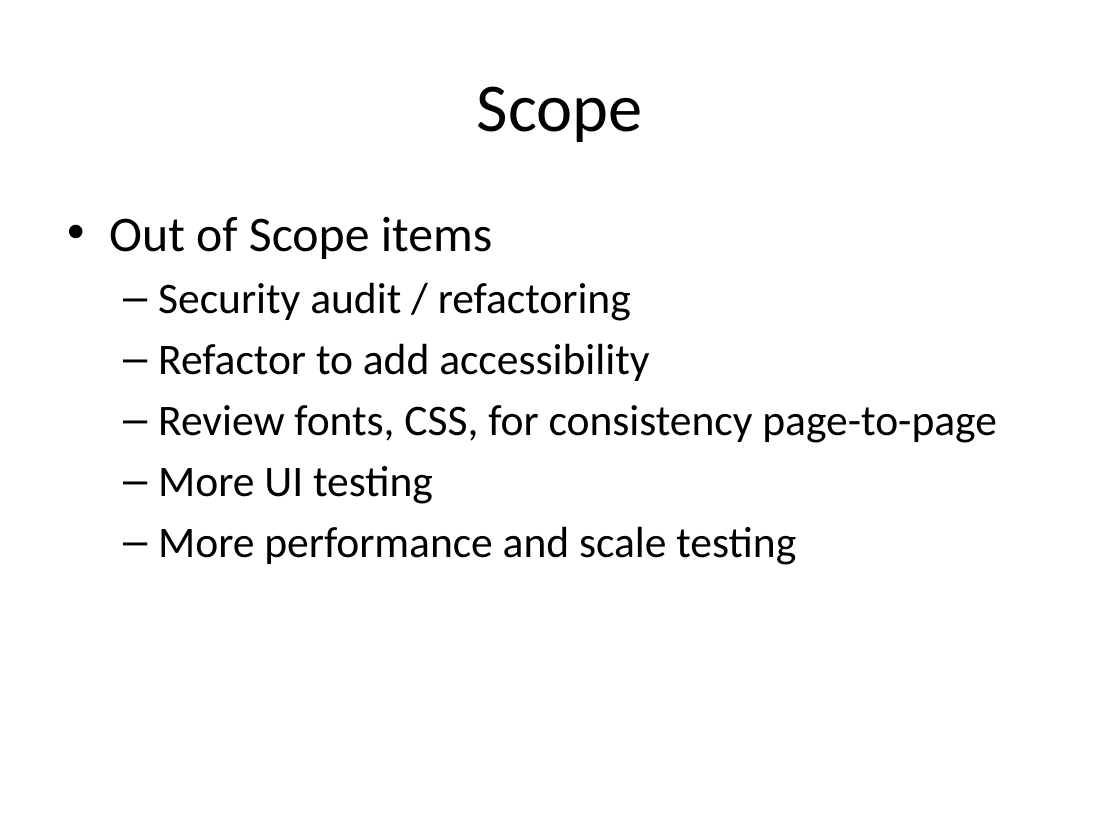
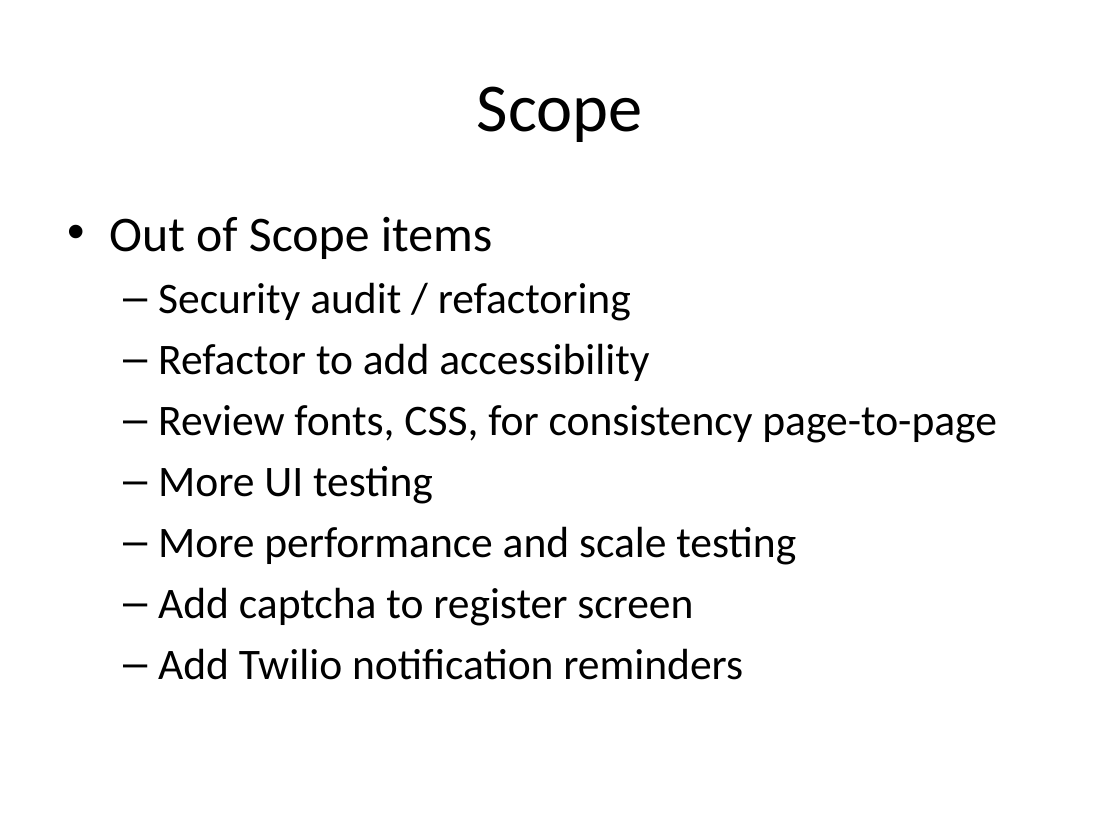
Before and after one commit to dreamer42/SEIS752-Vacation, a slide deck: slide 17 of docs/Presentation.pptx. Drawn at 1120x840 pixels with LibreOffice and Linux fonts; fonts in the diff are those of the drawing. Boxes give left, top, right and bottom in pixels: in the first picture for what was removed or moved away, otherwise in the second. Text is boxed around its words. In the diff, an @@ line names an element or a change of style, - is before the commit and + after.

Commit message:
update presentation and report
Add captcha to register screen
Add Twilio notification reminders
Went through and made a few updates to document text.

```diff
--- a/docs/Presentation.pptx
+++ b/docs/Presentation.pptx
@@ text at (x1=158, y1=587, x2=743, y2=680): paragraphs added @@
+  – Add captcha to register screen
+  – Add Twilio notification reminders
```
Also in this commit, not shown: 1 other file.
